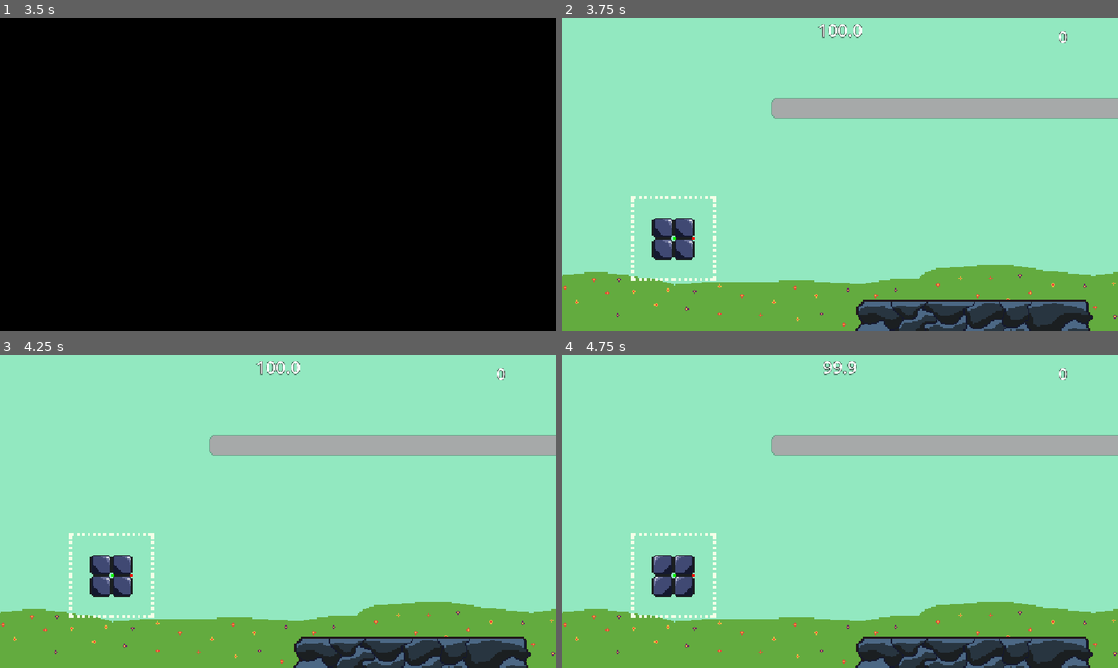
Above: before the commit, frames 1-4 (two rows, left to right).
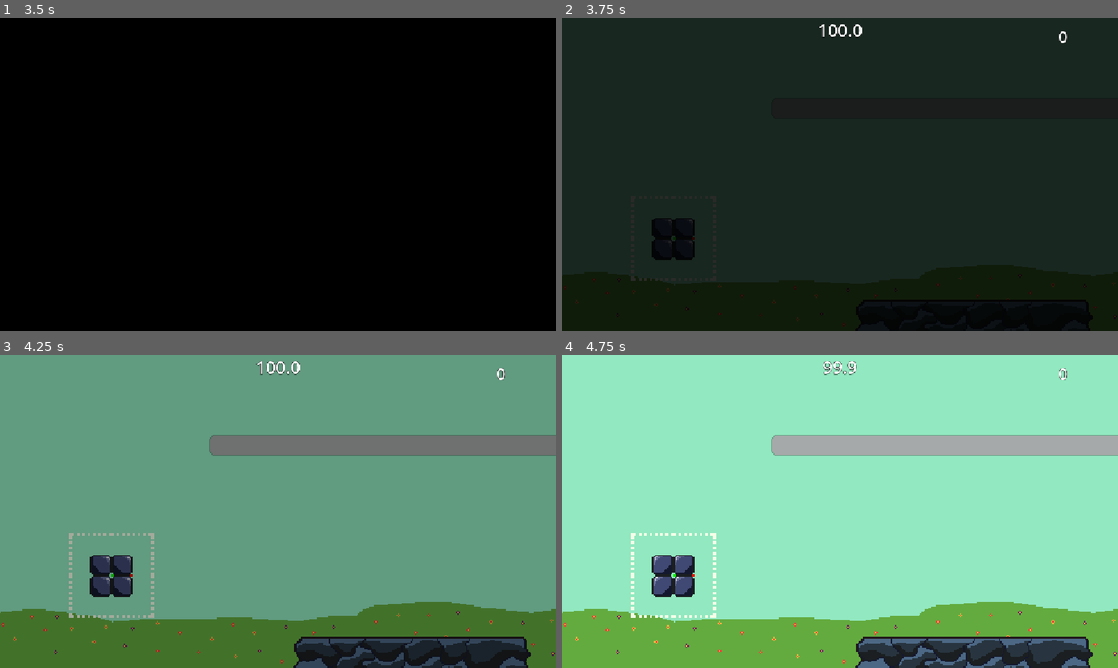
Above: after the commit, the same moments.

Repository: tylergreg95/godot-wild-jam-99
Game: Godot game, scene res://StartMenu/start_menu.tscn
The game is run twice, just before and just after one commit, with the same random seed, the same clock (stepped at 60 frames per second) and the same inputs.
Inputs (mouse positions are in pixels of both pictures, inside the frame that each line leads up to):
- Up to frame 1 (3.5 s): click "PLAY" at 0.5 s; move the mouse to (400, 158) at 1.27 s; press the mouse at (400, 158) at 1.28 s; hold D (rotate_right) 1.28-2.03 s; move the mouse to (166, 190) at 2.02 s; release the mouse at (166, 190) at 2.03 s; hold A (rotate_left) 2.03-2.78 s; click (166, 190) at 2.1 s; tap Enter at 2.75 s; move the mouse to (333, 105) at 2.77 s; press the mouse at (333, 105) at 2.78 s; hold D (rotate_right) from 2.78 s (still down)
- Up to frame 2 (3.75 s): keep holding D (rotate_right); tap Space at 3.5 s; move the mouse to (812, 237) at 3.52 s; release the mouse at (812, 237) at 3.53 s; click (812, 237) at 3.6 s
- Up to frame 3 (4.25 s): keep holding D (rotate_right)
- Up to frame 4 (4.75 s): move the mouse to (673, 577) at 4.27 s; release D (rotate_right) at 4.28 s; press the mouse at (673, 577) at 4.28 s; hold A (rotate_left) from 4.28 s (still down)

Frame 1 is identical in both runs. In frame 2, 100% of the frame differs, in the area x 0-100%, y 0-100%; in frame 3, 96%; in frame 4, nothing differs.

Commit message:
piece launch sfx, fixed double launch bug

Diff:
--- a/Level/level.gd
+++ b/Level/level.gd
@@ -14,6 +14,7 @@
 	var screen_transition_tween: Tween = get_tree().create_tween()
 	screen_transition_tween.tween_property(screen_transition, "color", Color(0,0,0,0), 1)
 	screen_transition_tween.tween_callback(start_level_timer)
+	screen_transition_tween.play()
 
 
 func _process(delta: float) -> void:
@@ -28,7 +29,10 @@
 	camera_tween.tween_property(camera_2d, "global_position", camera_2d.global_position + Vector2(0, -400), 1.0)
 	camera_tween.play()
 	piece_spawner.move_local_y(-400)
+	increase_timer_remaining()
 
+func increase_timer_remaining() -> void:
+	game_timer.start(game_timer.time_left + 60.0)
 
 func _on_fetch_score_timer_timeout() -> void:
 	var new_score: float = -tower_manager.get_highest_piece_value()
--- a/Level/level.tscn
+++ b/Level/level.tscn
@@ -29,7 +29,6 @@
 [node name="CanvasLayer" type="CanvasLayer" parent="." unique_id=389915867]
 
 [node name="ScreenTransition" type="ColorRect" parent="CanvasLayer" unique_id=1391700192]
-visible = false
 anchors_preset = 15
 anchor_right = 1.0
 anchor_bottom = 1.0
--- a/TowerPieces/tower_piece.gd
+++ b/TowerPieces/tower_piece.gd
@@ -6,6 +6,9 @@
 
 @export var launch_force: float = 6.5
 @export var max_x_drag: float = 200.0
+
+@onready var launch_sound: AudioStreamPlayer = $LaunchSound
+
 
 var mouse_in_piece: bool = false
 var piece_following_cursor: bool = false
@@ -16,6 +19,7 @@
 var atlas_rows: int = 4
 var atlas_columns: int = 2
 var atlas_sprite_size: int = 16
+var has_launched: bool = false
 
 func _input(event: InputEvent) -> void:
 	if event is InputEventMouseMotion and piece_following_cursor:
@@ -30,6 +34,7 @@
 				original_position.y - max_x_drag,
 				original_position.y + max_x_drag)
 			)
+		#DEBUG#var new_pos: Vector2 = Vector2(mouse_pos.x, mouse_pos.y)
 		global_position = new_pos
 		position_changed.emit(global_position)
 	if clickable and not piece_following_cursor:
@@ -58,9 +63,13 @@
 		launch()
 
 func launch() -> void:
+	if has_launched:
+		return
+	has_launched = true
 	var direction: Vector2 = release_position.direction_to(original_position).normalized()
 	var distance: float = release_position.distance_to(original_position)
 	freeze = false
+	launch_sound.play()
 	linear_velocity = direction * distance * launch_force
 	pass
 
--- a/TowerPieces/tower_piece.tscn
+++ b/TowerPieces/tower_piece.tscn
@@ -2,6 +2,7 @@
 
 [ext_resource type="Script" uid="uid://b7f3cd3ntj7h" path="res://TowerPieces/tower_piece.gd" id="1_xs26j"]
 [ext_resource type="Texture2D" uid="uid://cntrutphvtfqt" path="res://Art/godotwild99_tower_pieces.png" id="2_xs26j"]
+[ext_resource type="AudioStream" uid="uid://bx446wla6amer" path="res://Sounds/51755__erkanozan__whip-01.wav" id="3_gvyqv"]
 
 [sub_resource type="PhysicsMaterial" id="PhysicsMaterial_nk1il"]
 
@@ -89,6 +90,9 @@
 frame = 7
 frame_progress = 0.96852326
 
+[node name="LaunchSound" type="AudioStreamPlayer" parent="." unique_id=391917131]
+stream = ExtResource("3_gvyqv")
+
 [connection signal="body_entered" from="." to="." method="_on_body_entered"]
 [connection signal="mouse_entered" from="." to="." method="_on_mouse_entered"]
 [connection signal="mouse_exited" from="." to="." method="_on_mouse_exited"]
--- a/TowerPieces/tower_piece_h_1.tscn
+++ b/TowerPieces/tower_piece_h_1.tscn
@@ -2,6 +2,7 @@
 
 [ext_resource type="Script" uid="uid://b7f3cd3ntj7h" path="res://TowerPieces/tower_piece.gd" id="1_ar5f2"]
 [ext_resource type="Texture2D" uid="uid://cntrutphvtfqt" path="res://Art/godotwild99_tower_pieces.png" id="2_2k01p"]
+[ext_resource type="AudioStream" uid="uid://bx446wla6amer" path="res://Sounds/51755__erkanozan__whip-01.wav" id="3_2k01p"]
 
 [sub_resource type="AtlasTexture" id="AtlasTexture_xs26j"]
 atlas = ExtResource("2_2k01p")
@@ -107,6 +108,9 @@
 position = Vector2(-33.399994, 1.4000015)
 polygon = PackedVector2Array(-64, -64, 64, -64, 64, 0, 128, 0, 128, 64, 0, 64, 0, 0, -64, 0)
 
+[node name="LaunchSound" type="AudioStreamPlayer" parent="." unique_id=400244962]
+stream = ExtResource("3_2k01p")
+
 [connection signal="body_entered" from="." to="." method="_on_body_entered"]
 [connection signal="mouse_entered" from="." to="." method="_on_mouse_entered"]
 [connection signal="mouse_exited" from="." to="." method="_on_mouse_exited"]
--- a/TowerPieces/tower_piece_l_1.tscn
+++ b/TowerPieces/tower_piece_l_1.tscn
@@ -2,6 +2,7 @@
 
 [ext_resource type="Script" uid="uid://b7f3cd3ntj7h" path="res://TowerPieces/tower_piece.gd" id="1_beth4"]
 [ext_resource type="Texture2D" uid="uid://cntrutphvtfqt" path="res://Art/godotwild99_tower_pieces.png" id="2_tqnwh"]
+[ext_resource type="AudioStream" uid="uid://bx446wla6amer" path="res://Sounds/51755__erkanozan__whip-01.wav" id="3_tqnwh"]
 
 [sub_resource type="AtlasTexture" id="AtlasTexture_xs26j"]
 atlas = ExtResource("2_tqnwh")
@@ -107,6 +108,9 @@
 position = Vector2(-83.399994, 45.399994)
 polygon = PackedVector2Array(0, 0, 192, 0, 192, -64, 64, -64, 64, -128, 0, -128)
 
+[node name="LaunchSound" type="AudioStreamPlayer" parent="." unique_id=1626664247]
+stream = ExtResource("3_tqnwh")
+
 [connection signal="body_entered" from="." to="." method="_on_body_entered"]
 [connection signal="mouse_entered" from="." to="." method="_on_mouse_entered"]
 [connection signal="mouse_exited" from="." to="." method="_on_mouse_exited"]
--- a/TowerPieces/tower_piece_sq_1.tscn
+++ b/TowerPieces/tower_piece_sq_1.tscn
@@ -2,6 +2,7 @@
 
 [ext_resource type="Script" uid="uid://b7f3cd3ntj7h" path="res://TowerPieces/tower_piece.gd" id="1_str8w"]
 [ext_resource type="Texture2D" uid="uid://cntrutphvtfqt" path="res://Art/godotwild99_tower_pieces.png" id="2_5gkok"]
+[ext_resource type="AudioStream" uid="uid://bx446wla6amer" path="res://Sounds/51755__erkanozan__whip-01.wav" id="3_5gkok"]
 
 [sub_resource type="AtlasTexture" id="AtlasTexture_xs26j"]
 atlas = ExtResource("2_5gkok")
@@ -109,6 +110,9 @@
 [node name="CollisionShape2D" type="CollisionShape2D" parent="." unique_id=1940063063]
 shape = SubResource("RectangleShape2D_pakj4")
 
+[node name="LaunchSound" type="AudioStreamPlayer" parent="." unique_id=294771663]
+stream = ExtResource("3_5gkok")
+
 [connection signal="body_entered" from="." to="." method="_on_body_entered"]
 [connection signal="mouse_entered" from="." to="." method="_on_mouse_entered"]
 [connection signal="mouse_exited" from="." to="." method="_on_mouse_exited"]
--- a/TowerPieces/tower_piece_st_1.tscn
+++ b/TowerPieces/tower_piece_st_1.tscn
@@ -2,6 +2,7 @@
 
 [ext_resource type="Script" uid="uid://b7f3cd3ntj7h" path="res://TowerPieces/tower_piece.gd" id="1_t1yfh"]
 [ext_resource type="Texture2D" uid="uid://cntrutphvtfqt" path="res://Art/godotwild99_tower_pieces.png" id="2_y0srk"]
+[ext_resource type="AudioStream" uid="uid://bx446wla6amer" path="res://Sounds/51755__erkanozan__whip-01.wav" id="3_y0srk"]
 
 [sub_resource type="AtlasTexture" id="AtlasTexture_xs26j"]
 atlas = ExtResource("2_y0srk")
@@ -107,6 +108,9 @@
 position = Vector2(-64.2, 31.199997)
 polygon = PackedVector2Array(-64, 0, 192, 0, 192, -64, -64, -64)
 
+[node name="LaunchSound" type="AudioStreamPlayer" parent="." unique_id=1929801983]
+stream = ExtResource("3_y0srk")
+
 [connection signal="body_entered" from="." to="." method="_on_body_entered"]
 [connection signal="mouse_entered" from="." to="." method="_on_mouse_entered"]
 [connection signal="mouse_exited" from="." to="." method="_on_mouse_exited"]
--- a/TowerPieces/tower_piece_t_1.tscn
+++ b/TowerPieces/tower_piece_t_1.tscn
@@ -2,6 +2,7 @@
 
 [ext_resource type="Script" uid="uid://b7f3cd3ntj7h" path="res://TowerPieces/tower_piece.gd" id="1_sovtn"]
 [ext_resource type="Texture2D" uid="uid://cntrutphvtfqt" path="res://Art/godotwild99_tower_pieces.png" id="2_4cqoc"]
+[ext_resource type="AudioStream" uid="uid://bx446wla6amer" path="res://Sounds/51755__erkanozan__whip-01.wav" id="3_4cqoc"]
 
 [sub_resource type="AtlasTexture" id="AtlasTexture_xs26j"]
 atlas = ExtResource("2_4cqoc")
@@ -107,6 +108,9 @@
 position = Vector2(-96.399994, 46.399994)
 polygon = PackedVector2Array(0, 0, 192, 0, 192, -64, 128, -64, 128, -128, 64, -128, 64, -64, 0, -64)
 
+[node name="LaunchSound" type="AudioStreamPlayer" parent="." unique_id=1508904545]
+stream = ExtResource("3_4cqoc")
+
 [connection signal="body_entered" from="." to="." method="_on_body_entered"]
 [connection signal="mouse_entered" from="." to="." method="_on_mouse_entered"]
 [connection signal="mouse_exited" from="." to="." method="_on_mouse_exited"]
--- a/TowerPieces/tower_piece_u_1.tscn
+++ b/TowerPieces/tower_piece_u_1.tscn
@@ -2,6 +2,7 @@
 
 [ext_resource type="Script" uid="uid://b7f3cd3ntj7h" path="res://TowerPieces/tower_piece.gd" id="1_n4yap"]
 [ext_resource type="Texture2D" uid="uid://cntrutphvtfqt" path="res://Art/godotwild99_tower_pieces.png" id="2_sftrs"]
+[ext_resource type="AudioStream" uid="uid://bx446wla6amer" path="res://Sounds/51755__erkanozan__whip-01.wav" id="3_sftrs"]
 
 [sub_resource type="AtlasTexture" id="AtlasTexture_xs26j"]
 atlas = ExtResource("2_sftrs")
@@ -114,6 +115,9 @@
 position = Vector2(-97.399994, 56.399994)
 polygon = PackedVector2Array(0, 0, 192, 0, 192, -128, 128, -128, 128, -64, 64, -64, 64, -128, 0, -128)
 
+[node name="LaunchSound" type="AudioStreamPlayer" parent="." unique_id=1047163032]
+stream = ExtResource("3_sftrs")
+
 [connection signal="body_entered" from="." to="." method="_on_body_entered"]
 [connection signal="mouse_entered" from="." to="." method="_on_mouse_entered"]
 [connection signal="mouse_exited" from="." to="." method="_on_mouse_exited"]
Not shown, added: Sounds/51755__erkanozan__whip-01.wav.import
Not shown, added: Sounds/51755__erkanozan__whip-01.wav
